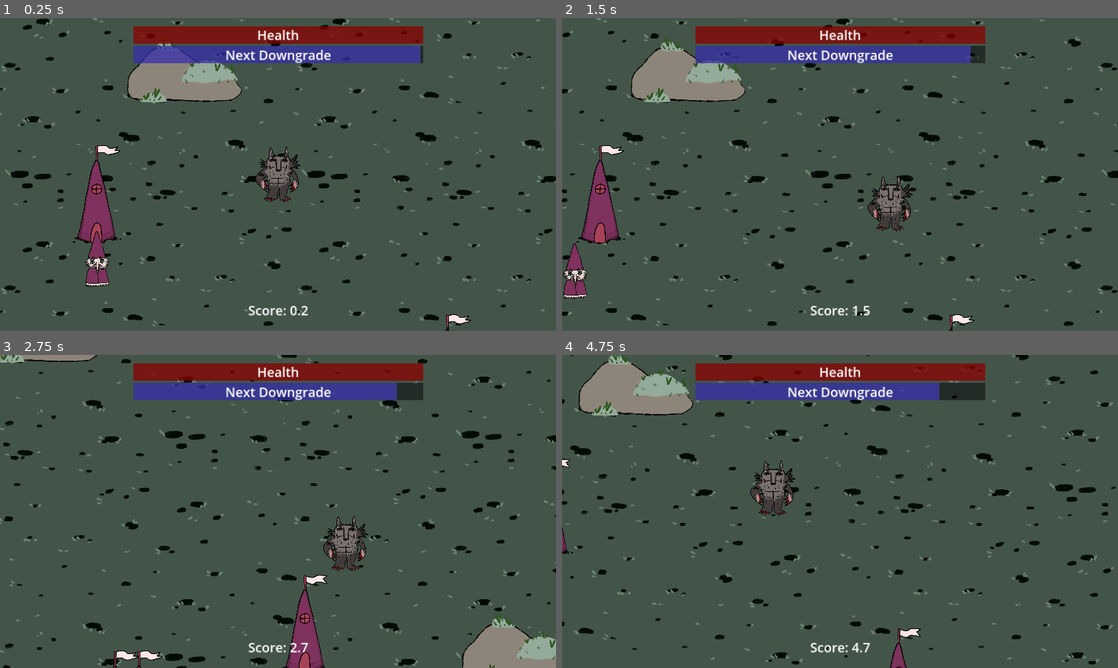
Above: before the commit, frames 1-4 (two rows, left to right).
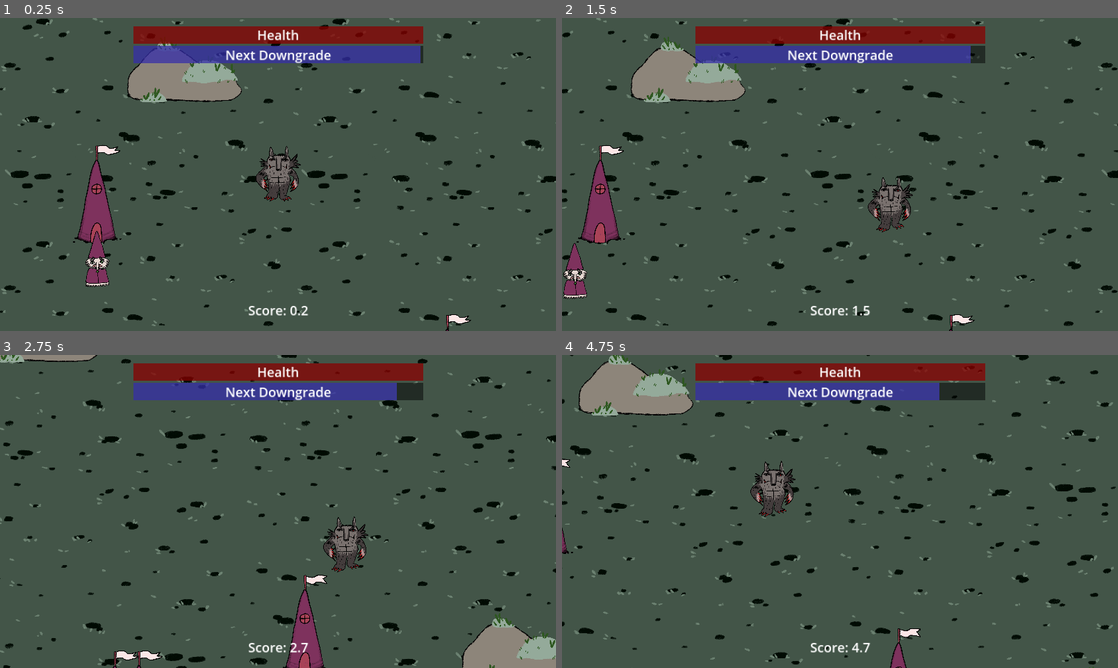
Above: after the commit, the same moments.

Repository: TheJP/GMTKGameJam2023
Game: Godot game, scene res://main.tscn
Two runs of this game, one before a commit and one after it. Both use one fixed random seed, a clock stepped at 60 frames per second and the inputs below.
Inputs (mouse positions are in pixels of both pictures, inside the frame that each line leads up to):
- Up to frame 1 (0.25 s): no input
- Up to frame 2 (1.5 s): move the mouse to (962, 158) at 0.52 s; press the mouse at (962, 158) at 0.53 s; hold D (move_right) 0.53-1.28 s; move the mouse to (728, 190) at 1.27 s; release the mouse at (728, 190) at 1.28 s; hold S (move_down) from 1.28 s (still down); click (728, 190) at 1.35 s
- Up to frame 3 (2.75 s): move the mouse to (333, 442) at 2.02 s; release S (move_down) at 2.03 s; press the mouse at (333, 442) at 2.03 s; hold D (move_right) from 2.03 s (still down)
- Up to frame 4 (4.75 s): move the mouse to (812, 574) at 2.77 s; release D (move_right) at 2.78 s; release the mouse at (812, 574) at 2.78 s; hold W (move_up) 2.78-3.53 s; click (812, 574) at 2.85 s; move the mouse to (1006, 558) at 3.52 s; press the mouse at (1006, 558) at 3.53 s; hold A (move_left) from 3.53 s (still down); move the mouse to (673, 464) at 4.27 s; release the mouse at (673, 464) at 4.28 s; click (673, 464) at 4.35 s

The runs differ from the first frame. In frame 1, 0.3% of the frame differs, in the area x 46-55%, y 40-59%; in frame 2, 0.4%; in frame 3, 0.4%, in the area x 58-67%, y 51-70%; in frame 4, 0.4%.

Commit message:
Add walking animation

Diff:
--- a/GMTKGameJam2023/DowngradeSystem/Downgrades.gd
+++ b/GMTKGameJam2023/DowngradeSystem/Downgrades.gd
@@ -33,13 +33,13 @@
 	if(num_downgrades == 3):
 		PlayerStats.monster_form = PlayerStats.MonsterForm.HALF_MONSTER
 		AudioController.get_node("becoming_smaller").play()
-		%Player/Sprite2D.set_texture(halfSprite)
+		%Player/Sprite2D.play("character2")
 		PlayerStats.scariness -= 5
 		PlayerStats.update_player_stats()
 	if(num_downgrades == 6):
 		PlayerStats.monster_form = PlayerStats.MonsterForm.BABY
 		AudioController.get_node("becoming_smaller").play()
-		%Player/Sprite2D.set_texture(babySpirte)
+		%Player/Sprite2D.play("character3")
 		PlayerStats.scariness = 0
 		PlayerStats.update_player_stats()
 	emit_signal("downgrade_selection_finished")
--- /dev/null
+++ b/GMTKGameJam2023/Player/character_1_animation.tres
@@ -0,0 +1,68 @@
+[gd_resource type="SpriteFrames" load_steps=13 format=3 uid="uid://clw5r30chm7sg"]
+
+[ext_resource type="Texture2D" uid="uid://ca8o6j3ff7euo" path="res://Assets/Player/Character_A-1.png" id="1_mcnhb"]
+[ext_resource type="Texture2D" uid="uid://dijprwk8b4eyr" path="res://Assets/Player/Character_A-2.png" id="2_vp7f7"]
+[ext_resource type="Texture2D" uid="uid://vqex8xxoq1dm" path="res://Assets/Player/Character_A-3.png" id="3_qqicg"]
+[ext_resource type="Texture2D" uid="uid://bamssfm0auqfo" path="res://Assets/Player/Character_A-4.png" id="4_g544n"]
+[ext_resource type="Texture2D" uid="uid://dauf63wf234jf" path="res://Assets/Player/Character_B-1.png" id="5_1uid6"]
+[ext_resource type="Texture2D" uid="uid://udymgneh0uko" path="res://Assets/Player/Character_B-2.png" id="6_vl041"]
+[ext_resource type="Texture2D" uid="uid://c56y5irmyu16n" path="res://Assets/Player/Character_B-3.png" id="7_04hvp"]
+[ext_resource type="Texture2D" uid="uid://bjmvemny4ctnk" path="res://Assets/Player/Character_B-4.png" id="8_nj5ck"]
+[ext_resource type="Texture2D" uid="uid://chqx55dy3wj02" path="res://Assets/Player/Character_C-1.png" id="9_c1xka"]
+[ext_resource type="Texture2D" uid="uid://c4tkqowld338g" path="res://Assets/Player/Character_C-2.png" id="10_6sy2v"]
+[ext_resource type="Texture2D" uid="uid://g4cbagcn1huh" path="res://Assets/Player/Character_C-3.png" id="11_0rxjs"]
+[ext_resource type="Texture2D" uid="uid://dcymcb1tvgok0" path="res://Assets/Player/Character_C-4.png" id="12_qxujn"]
+
+[resource]
+animations = [{
+"frames": [{
+"duration": 1.0,
+"texture": ExtResource("1_mcnhb")
+}, {
+"duration": 1.0,
+"texture": ExtResource("2_vp7f7")
+}, {
+"duration": 1.0,
+"texture": ExtResource("3_qqicg")
+}, {
+"duration": 1.0,
+"texture": ExtResource("4_g544n")
+}],
+"loop": true,
+"name": &"character1",
+"speed": 6.0
+}, {
+"frames": [{
+"duration": 1.0,
+"texture": ExtResource("5_1uid6")
+}, {
+"duration": 1.0,
+"texture": ExtResource("6_vl041")
+}, {
+"duration": 1.0,
+"texture": ExtResource("7_04hvp")
+}, {
+"duration": 1.0,
+"texture": ExtResource("8_nj5ck")
+}],
+"loop": true,
+"name": &"character2",
+"speed": 6.0
+}, {
+"frames": [{
+"duration": 1.0,
+"texture": ExtResource("9_c1xka")
+}, {
+"duration": 1.0,
+"texture": ExtResource("10_6sy2v")
+}, {
+"duration": 1.0,
+"texture": ExtResource("11_0rxjs")
+}, {
+"duration": 1.0,
+"texture": ExtResource("12_qxujn")
+}],
+"loop": true,
+"name": &"character3",
+"speed": 5.0
+}]
--- a/GMTKGameJam2023/Player/player.gd
+++ b/GMTKGameJam2023/Player/player.gd
@@ -36,6 +36,15 @@
 
 	velocity = move.normalized() * speed
 	move_and_slide()
+	if move == Vector2.ZERO:
+		$Sprite2D.pause()
+	elif not $Sprite2D.is_playing():
+		if PlayerStats.monster_form == PlayerStats.MonsterForm.MONSTER:
+			$Sprite2D.play("character1")
+		if PlayerStats.monster_form == PlayerStats.MonsterForm.HALF_MONSTER:
+			$Sprite2D.play("character2")
+		if PlayerStats.monster_form == PlayerStats.MonsterForm.BABY:
+			$Sprite2D.play("character3")
 
 func _process(delta):
 	if $Entity.health > 0:
--- a/GMTKGameJam2023/Player/player.tscn
+++ b/GMTKGameJam2023/Player/player.tscn
@@ -2,7 +2,7 @@
 
 [ext_resource type="Script" path="res://Player/player.gd" id="1_rxuv5"]
 [ext_resource type="PackedScene" uid="uid://c35lb4hpkomqd" path="res://entity/entity.tscn" id="2_cvdty"]
-[ext_resource type="Texture2D" uid="uid://csj60sh8eqk5y" path="res://Assets/Player/Character 3.png" id="3_tww7n"]
+[ext_resource type="SpriteFrames" uid="uid://clw5r30chm7sg" path="res://Player/character_1_animation.tres" id="3_2lwcg"]
 [ext_resource type="Texture2D" uid="uid://8pixapcbc44" path="res://Assets/Particles/particle_1.png" id="4_gh4li"]
 [ext_resource type="PackedScene" uid="uid://bqqvai0ajoxyv" path="res://Player/attack_claws.tscn" id="4_ifeuw"]
 [ext_resource type="Texture2D" uid="uid://70c8a4g153f0" path="res://Assets/Particles/particle_2.png" id="5_1ij8f"]
@@ -107,10 +107,12 @@
 
 [node name="Entity" parent="." instance=ExtResource("2_cvdty")]
 
-[node name="Sprite2D" type="Sprite2D" parent="."]
+[node name="Sprite2D" type="AnimatedSprite2D" parent="."]
 position = Vector2(0.450005, 3.45001)
 scale = Vector2(0.15, 0.15)
-texture = ExtResource("3_tww7n")
+sprite_frames = ExtResource("3_2lwcg")
+animation = &"character3"
+autoplay = "character1"
 
 [node name="Container" type="Container" parent="Sprite2D"]
 modulate = Color(1, 1, 1, 0)
Binary file added: GMTKGameJam2023/Assets/Player/Character_A-1.png
Not shown, added: GMTKGameJam2023/Assets/Player/Character_A-1.png.import
Binary file added: GMTKGameJam2023/Assets/Player/Character_A-2.png
Not shown, added: GMTKGameJam2023/Assets/Player/Character_A-2.png.import
Binary file added: GMTKGameJam2023/Assets/Player/Character_A-3.png
Not shown, added: GMTKGameJam2023/Assets/Player/Character_A-3.png.import
Binary file added: GMTKGameJam2023/Assets/Player/Character_A-4.png
Not shown, added: GMTKGameJam2023/Assets/Player/Character_A-4.png.import
Binary file added: GMTKGameJam2023/Assets/Player/Character_B-1.png
Not shown, added: GMTKGameJam2023/Assets/Player/Character_B-1.png.import
Binary file added: GMTKGameJam2023/Assets/Player/Character_B-2.png
Not shown, added: GMTKGameJam2023/Assets/Player/Character_B-2.png.import
(and 12 more such lines)
